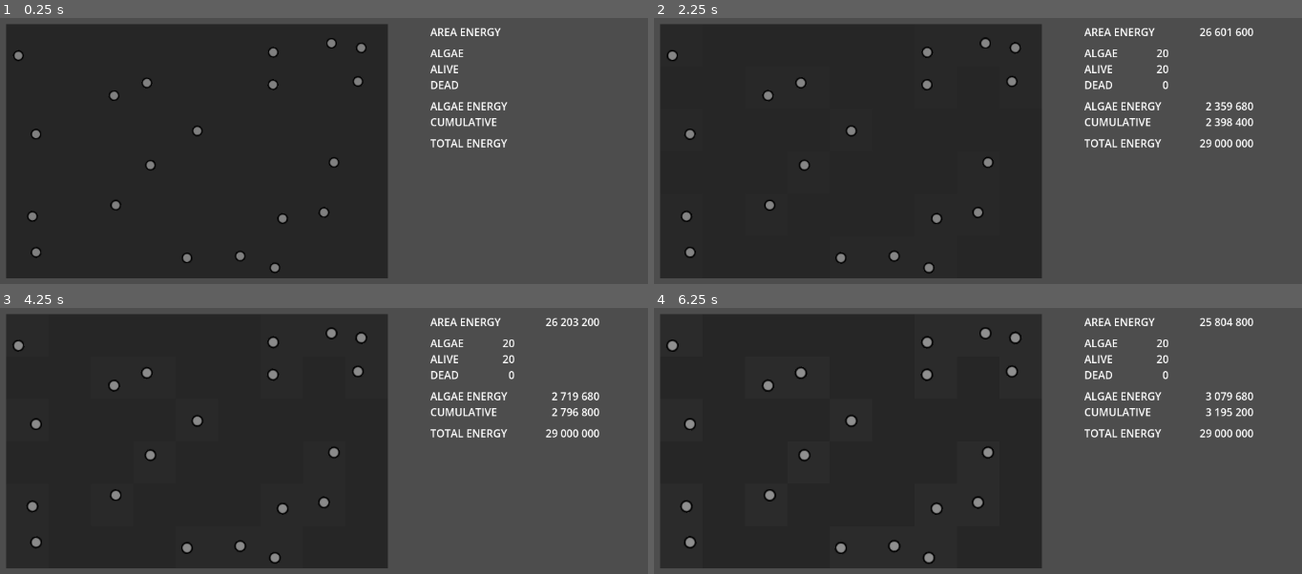
Above: before the commit, frames 1-4 (two rows, left to right).
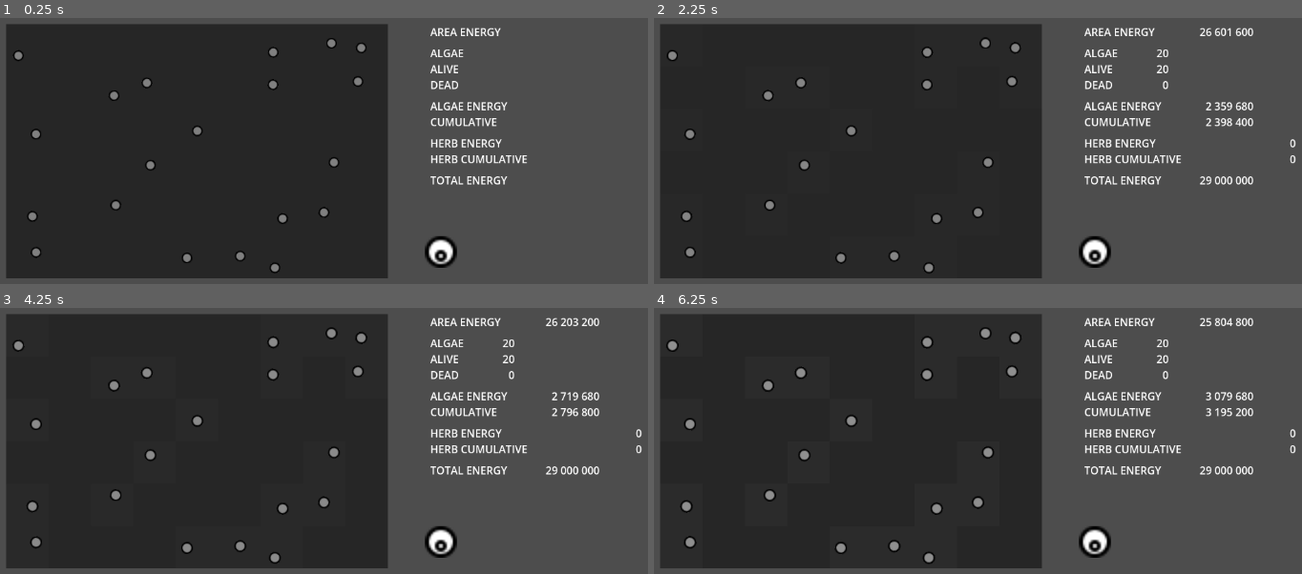
Above: after the commit, the same moments.

Repository: hevesg/bacteria
Game: Godot game, scene res://scenes/game/game.tscn
The game is run twice, just before and just after one commit, with the same random seed, the same clock (stepped at 60 frames per second) and the same inputs.
Inputs (mouse positions are in pixels of both pictures, inside the frame that each line leads up to):
- Up to frame 1 (0.25 s): no input
- Up to frame 2 (2.25 s): tap Enter at 0.5, 2 s; move the mouse to (1165, 190) at 0.52 s; click (1165, 190) at 0.67 s; tap Space at 1.25 s; drag from (848, 238) to (679, 44) at 1.27 s; move the mouse to (1075, 111) at 2.02 s; click (1075, 111) at 2.17 s
- Up to frame 3 (4.25 s): tap Space at 2.75 s; drag from (outside the picture) to (25, 377) at 2.77 s; tap Enter at 3.5 s; move the mouse to (outside the picture) at 3.52 s; click (outside the picture) at 3.67 s
- Up to frame 4 (6.25 s): tap Space at 4.25 s; drag from (770, 435) to (679, 547) at 4.27 s; move the mouse to (1036, 504) at 5.02 s; click (1036, 504) at 5.17 s; drag from (887, 387) to (679, 462) at 5.77 s

The runs differ from the first frame. In frame 1, 1.2% of the frame differs, in the area x 65-82%, y 45-94%; in frame 2, 1.6%, in the area x 65-100%, y 45-94%; in frame 3, 1.6%; in frame 4, 1.6%.

Commit message:
drag and drop herbivore

Diff:
--- a/scenes/game/game.gd
+++ b/scenes/game/game.gd
@@ -1,5 +1,6 @@
 class_name Game extends Node2D
 
+@onready var petriDish: PetriDish = $PetriDish
 @onready var areas: Node2D = $PetriDish/Areas
 @onready var algae_container: OrganismContainer = $PetriDish/AlgaeContainer
 @onready var herbivore_container: OrganismContainer = $PetriDish/HerbivoreContainer
@@ -11,34 +12,55 @@
 @onready var algae_dead_info: DefinitionListItem = $AlgaeDeadNumber
 @onready var algae_energy_total_info: DefinitionListItem = $AlgaeEnergy
 @onready var algae_cumulative_total_info: DefinitionListItem = $AlgaeCumulative
+
+@onready var herbivore_energy_total_info: DefinitionListItem = $HerbivoreEnergy
+@onready var herbivore_cumulative_total_info: DefinitionListItem = $HerbivoreCumulative
+
 @onready var total_energy_info: DefinitionListItem = $TotalEnergy
 
 func _on_timer_timeout() -> void:
-	var number = algae_container.get_child_count()
-	algae_total_info.description_text = number
+	algae_total_info.description_text = algae_container.get_child_count()
 
 	var area_total_energy = 0
-	var total_energy = 0
-	var total_cumulative_energy = 0
-	var alive = 0
-	var dead = 0
+
+	var total_algae_energy = 0
+	var total_algae_cumulative_energy = 0
+	var algae_alive = 0
+	var algae_dead = 0
+
+	var total_herbivore_energy = 0
+	var total_herbivore_cumulative_energy = 0
+
+	for herbivore in herbivore_container.get_children():
+		if herbivore is Herbivore:
+			total_herbivore_energy += herbivore.energy
+			total_herbivore_cumulative_energy += herbivore._cumulative_energy
 
 	for algae in algae_container.get_children():
 		if algae is Algae:
-			total_energy += algae.energy
-			total_cumulative_energy += algae._cumulative_energy
+			total_algae_energy += algae.energy
+			total_algae_cumulative_energy += algae._cumulative_energy
 			if algae.is_alive():
-				alive += 1
+				algae_alive += 1
 			else:
-				dead += 1
+				algae_dead += 1
 
 	for area in areas.get_children():
 		if area is DishArea:
 			area_total_energy += area.energy
 
-	algae_energy_total_info.description_text = total_energy
-	algae_cumulative_total_info.description_text = total_cumulative_energy
-	algae_alive_info.description_text = alive
-	algae_dead_info.description_text = dead
+	herbivore_energy_total_info.description_text = total_herbivore_energy
+	herbivore_cumulative_total_info.description_text = total_herbivore_cumulative_energy
+
+	algae_energy_total_info.description_text = total_algae_energy
+	algae_cumulative_total_info.description_text = total_algae_cumulative_energy
+	algae_alive_info.description_text = algae_alive
+	algae_dead_info.description_text = algae_dead
+
 	area_energy_info.description_text = area_total_energy
-	total_energy_info.description_text = total_cumulative_energy + area_total_energy
+	total_energy_info.description_text = total_algae_cumulative_energy + area_total_energy + total_herbivore_cumulative_energy
+
+
+func _on_herbivore_drop(mouse_position: Vector2) -> void:
+	var pos = mouse_position - petriDish.position
+	herbivore_container.spawn(pos, randf() * PI * 2, Globals.MILLION, Globals.MILLION)
--- a/scenes/game/game.tscn
+++ b/scenes/game/game.tscn
@@ -1,8 +1,9 @@
-[gd_scene load_steps=4 format=3 uid="uid://dd70v5mqlwcdi"]
+[gd_scene load_steps=5 format=3 uid="uid://dd70v5mqlwcdi"]
 
 [ext_resource type="Script" uid="uid://d32tslop45hq" path="res://scenes/game/game.gd" id="1_0sr1o"]
 [ext_resource type="PackedScene" uid="uid://bjs1drfks6vxg" path="res://scenes/petri_dish/petri_dish.tscn" id="2_7h61r"]
 [ext_resource type="PackedScene" uid="uid://0v2gy155h58" path="res://scenes/definition_list_item/definition_list_item.tscn" id="4_kelw5"]
+[ext_resource type="PackedScene" uid="uid://chociut5034bu" path="res://scenes/herbivore_dropper/herbivore_dropper.tscn" id="4_lfrn8"]
 
 [node name="Game" type="Node2D"]
 script = ExtResource("1_0sr1o")
@@ -64,9 +65,27 @@
 
 [node name="TotalEnergy" parent="." instance=ExtResource("4_kelw5")]
 offset_left = 704.0
-offset_top = 232.0
+offset_top = 288.0
 offset_right = 960.0
-offset_bottom = 256.0
+offset_bottom = 312.0
 title_text = "Total Energy"
 
+[node name="HerbivoreEnergy" parent="." instance=ExtResource("4_kelw5")]
+offset_left = 704.0
+offset_top = 232.0
+offset_right = 1024.0
+offset_bottom = 256.0
+title_text = "Herb Energy"
+
+[node name="HerbivoreCumulative" parent="." instance=ExtResource("4_kelw5")]
+offset_left = 704.0
+offset_top = 256.0
+offset_right = 1024.0
+offset_bottom = 280.0
+title_text = "Herb Cumulative"
+
+[node name="HerbivoreDropper" parent="." instance=ExtResource("4_lfrn8")]
+position = Vector2(720, 408)
+
 [connection signal="timeout" from="Timer" to="." method="_on_timer_timeout"]
+[connection signal="on_drop_sprite" from="HerbivoreDropper" to="." method="_on_herbivore_drop"]
--- /dev/null
+++ b/scenes/herbivore_dropper/herbivore_dropper.gd
@@ -0,0 +1,67 @@
+class_name HerbivoreDropper extends Node2D
+
+@export
+var herbivore_scene: PackedScene = preload("res://scenes/herbivore/herbivore.tscn")
+
+@export
+var drop_area: Node2D  # The area where herbivores can be dropped
+
+signal on_drop_sprite(mouse_position: Vector2)
+
+var is_dragging: bool = false
+var drag_offset: Vector2
+var dragged_sprite: Sprite2D = null
+
+func _ready() -> void:
+	set_process_input(true)
+
+func _input(event: InputEvent) -> void:
+	if event is InputEventMouseButton:
+		if event.button_index == MOUSE_BUTTON_LEFT:
+			if event.pressed:
+				_start_drag(event.global_position)
+			else:
+				_end_drag(event.global_position)
+	elif event is InputEventMouseMotion and is_dragging:
+		_update_drag_position(event.global_position)
+
+func _start_drag(mouse_pos: Vector2) -> void:
+	var sprite = $Sprite
+	if sprite and _is_point_in_sprite(mouse_pos, sprite):
+		is_dragging = true
+		drag_offset = mouse_pos - global_position
+
+		# Create a sprite for dragging instead of full scene
+		dragged_sprite = Sprite2D.new()
+		dragged_sprite.texture = sprite.texture
+		dragged_sprite.scale = sprite.scale
+		dragged_sprite.position = mouse_pos
+		dragged_sprite.modulate = Color(1, 1, 1, 0.7)
+		get_parent().add_child(dragged_sprite)
+
+func _update_drag_position(mouse_pos: Vector2) -> void:
+	if dragged_sprite:
+		dragged_sprite.position = mouse_pos
+
+func _end_drag(mouse_pos: Vector2) -> void:
+	if is_dragging and dragged_sprite:
+		on_drop_sprite.emit(mouse_pos)
+
+		dragged_sprite.queue_free()
+		dragged_sprite = null
+		is_dragging = false
+
+func _is_point_in_sprite(point: Vector2, sprite: Sprite2D) -> bool:
+	if not sprite or not sprite.texture:
+		return false
+
+	var sprite_rect = Rect2(
+		sprite.global_position - sprite.texture.get_size() * sprite.scale / 2,
+		sprite.texture.get_size() * sprite.scale
+	)
+	return sprite_rect.has_point(point)
+
+func _is_valid_drop_location(pos: Vector2) -> bool:
+	if drop_area:
+		return true
+	return true
--- /dev/null
+++ b/scenes/herbivore_dropper/herbivore_dropper.tscn
@@ -0,0 +1,12 @@
+[gd_scene load_steps=3 format=3 uid="uid://chociut5034bu"]
+
+[ext_resource type="Texture2D" uid="uid://01sxpgv7f480" path="res://assets/herbivore.svg" id="1_gbwx6"]
+[ext_resource type="Script" uid="uid://d1wl17u1gow1q" path="res://scenes/herbivore_dropper/herbivore_dropper.gd" id="1_rsqtw"]
+
+[node name="HerbivoreDropper" type="Node2D"]
+script = ExtResource("1_rsqtw")
+
+[node name="Sprite" type="Sprite2D" parent="."]
+position = Vector2(-2.38419e-07, -2.38419e-07)
+scale = Vector2(3, 3)
+texture = ExtResource("1_gbwx6")
Not shown, added: scenes/herbivore_dropper/herbivore_dropper.gd.uid
